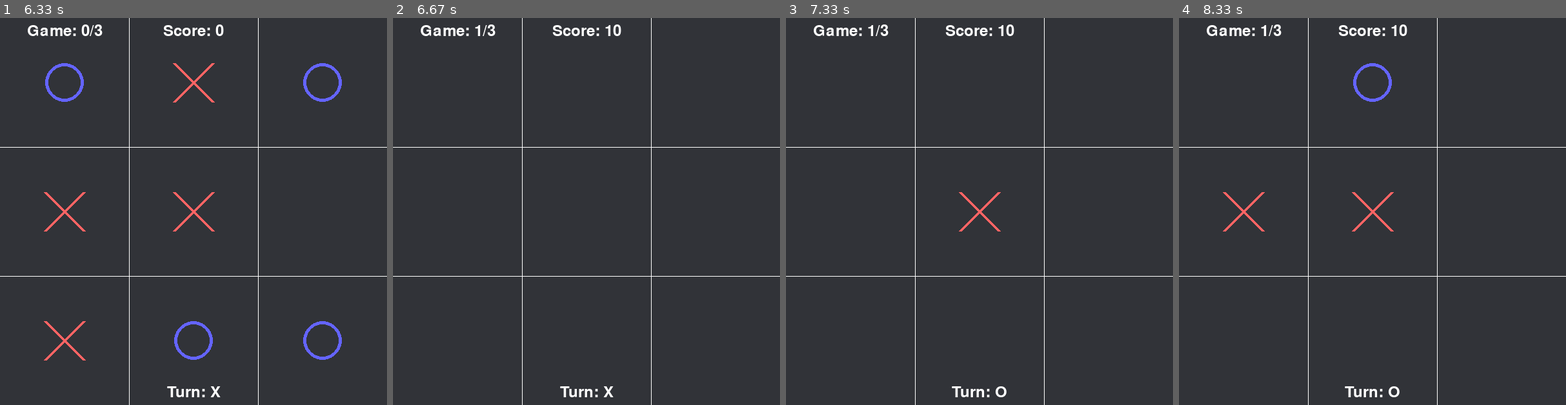
Above: before the commit, frames 1-4 (left to right).
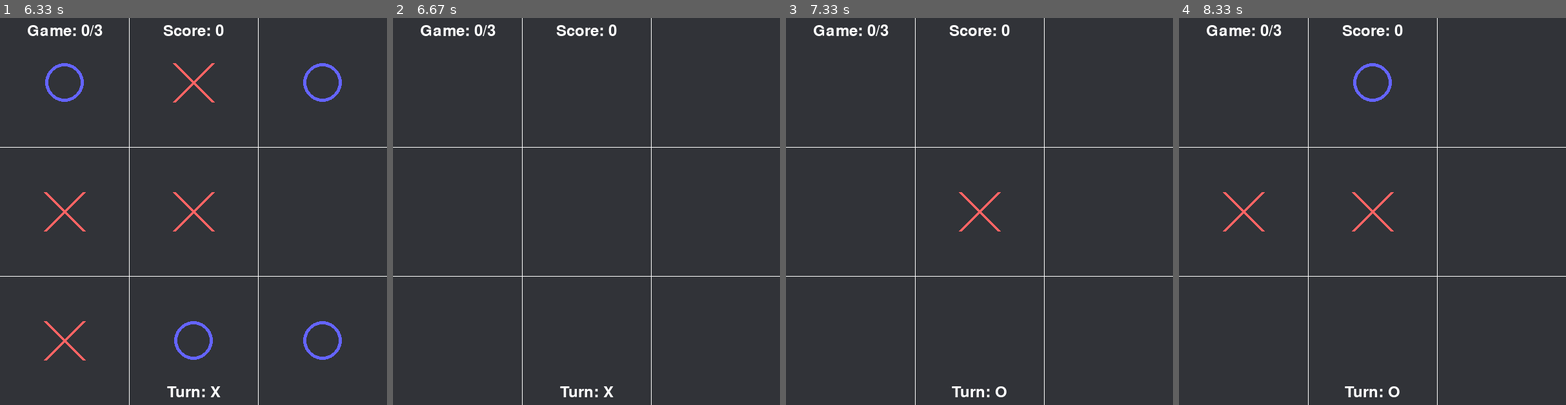
Above: after the commit, the same moments.

Repository: an0unym0us3/genesis_mk1
Game: pygame game, started from TicTacToe_game.py
Same seed, same stepped clock (60 frames per second), same inputs: the game is played once before the commit and once after it.
Inputs (mouse positions are in pixels of both pictures, inside the frame that each line leads up to):
- Up to frame 1 (6.33 s): click (193, 211) at 0.43 s; move the mouse to (239, 107) at 1.23 s; click (239, 107) at 1.35 s; move the mouse to (127, 304) at 2.47 s; click (127, 304) at 2.72 s; click (69, 265) at 3.97 s
- Up to frame 2 (6.67 s): click (725, 257) at 6.57 s
- Up to frame 3 (7.33 s): click (936, 172) at 6.97 s
- Up to frame 4 (8.33 s): click (1256, 226) at 8.17 s

Frame 1 is identical in both runs. In frame 2, 0.3% of the frame differs, in the area x 21-59%, y 1-5%; in frame 3, 0.3%; in frame 4, 0.3%.

Commit message:
Update TicTacToe_game.py

Diff:
--- a/TicTacToe_game.py
+++ b/TicTacToe_game.py
@@ -190,7 +190,11 @@
 score = 0
 games = 3
 for i in range(games):
-    score += run_game(score, i, games)
+    x = run_game(score, i, games)
+    if x == None:
+        return_to_main()
+    else:
+        score += run_game(score, i, games)
     print(score)
 
 return_to_main()
